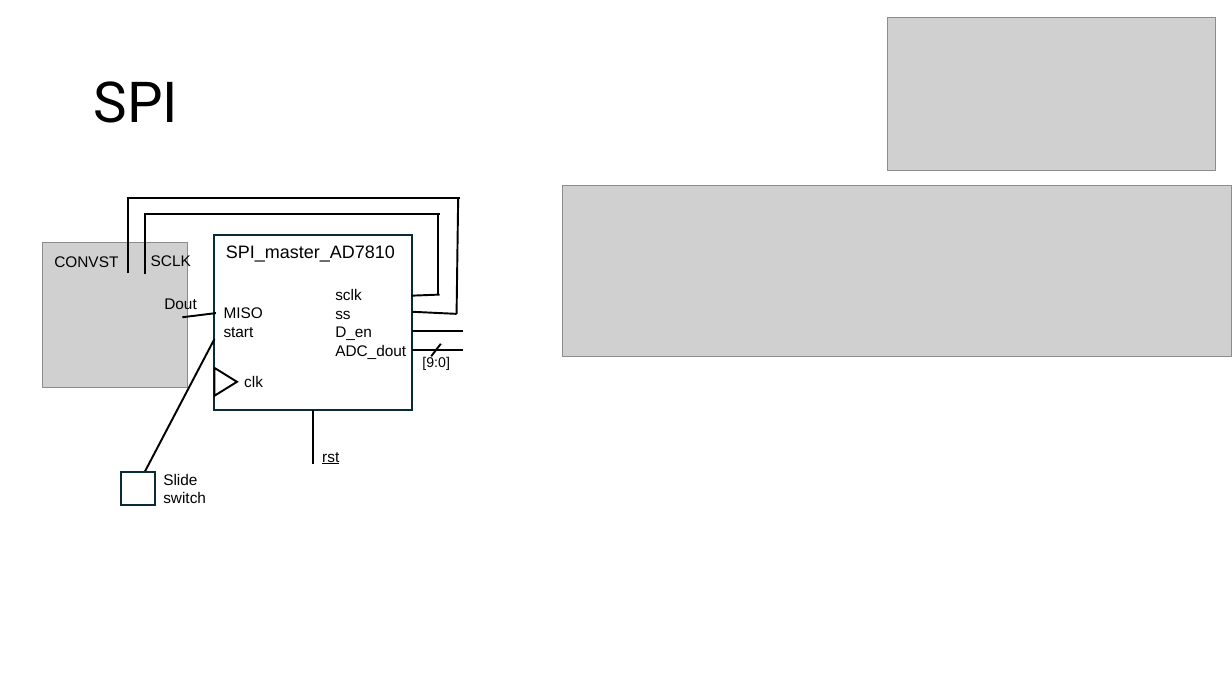
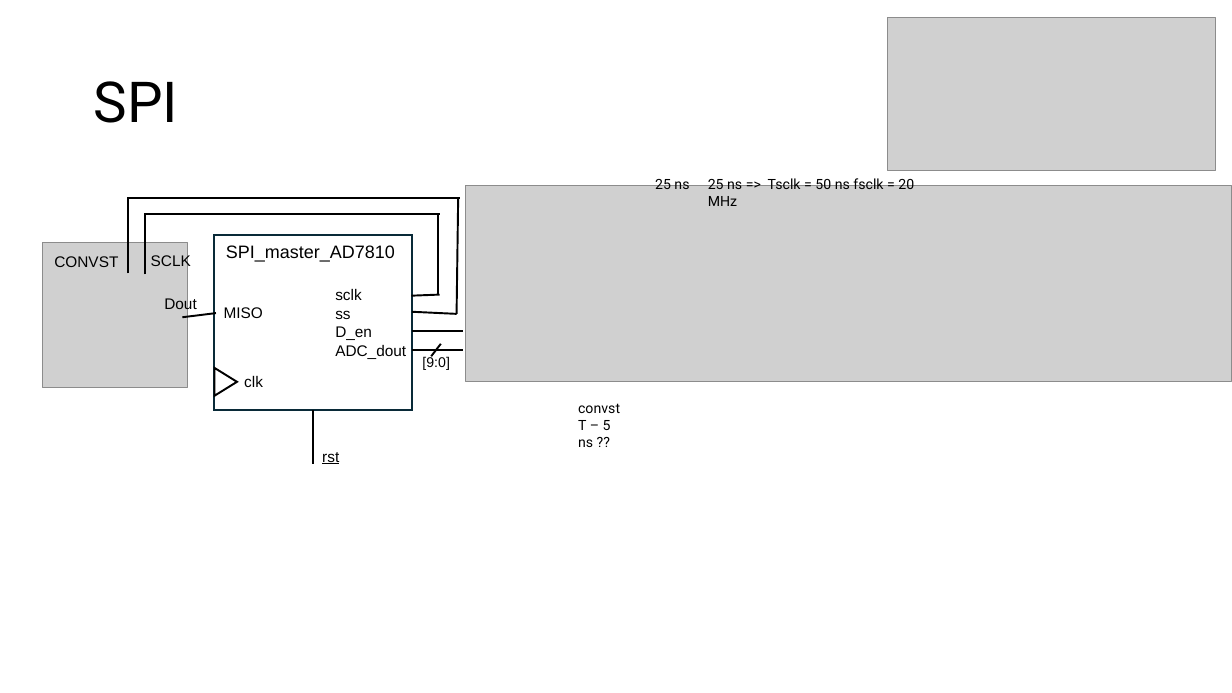
Before and after one commit to micstonks/ADC_Code_Density_on_FPGA, a slide deck: slide 3 of project.pptx. Drawn at 1232x693 pixels with LibreOffice and Linux fonts; fonts in the diff are those of the drawing; grey boxes stand for pictures. Boxes give left, top, right and bottom in pixels: in the first picture for what was removed or moved away, otherwise in the second. Text is boxed around its words. In the diff, an @@ line names an element or a change of style, - is before the commit and + after.

```diff
--- a/project.pptx
+++ b/project.pptx
@@ text added at <box>655,176,689,189</box>, 11 pt, text #000000 @@
+25 ns
@@ text added at <box>708,176,914,206</box>, 11 pt, text #000000 @@
+25 ns => Tsclk = 50 ns fsclk = 20 MHz
@@ picture: place and size @@
-picture at <box>563,186,1232,357</box>
+picture at <box>466,186,1232,382</box>
@@ text at <box>224,327,254,337</box>: paragraph removed @@
-start
@@ line removed from (214, 339) to (144, 472) @@
@@ text added at <box>578,403,620,447</box>, 11 pt, text #000000 @@
+convst T – 5 ns ??
@@ rectangle removed at <box>121,472,155,505</box> @@
@@ text removed at <box>163,474,206,503</box> @@
-Slide switch
```
Also in this commit, not shown: 1 slide added, 7 other files.
